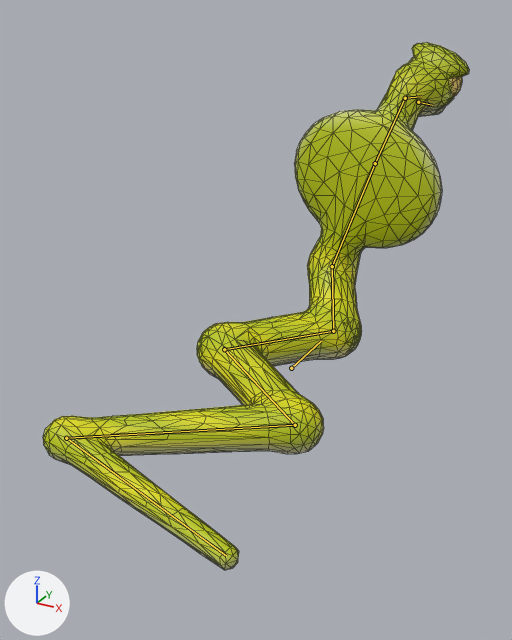
Before and after pictures for a commit that changed the glTF model game/art/models/battle/king_cobra.glb.
The view is the same before and after, from a 50 mm camera at (0.419, -0.876, 0.505) aimed at (-0.005, -0.104, 0.12). Lighting does not change. The marker at lower left points along +X, +Y and +Z. The first picture is the older version. Both versions are drawn at frame 14 of the action 'fidget'; the numbers are the values there. The bones that bend it are drawn over the model as lines. Mesh edges are drawn as thin lines.

Names of what the first picture shows: 'king_cobra_movie'.
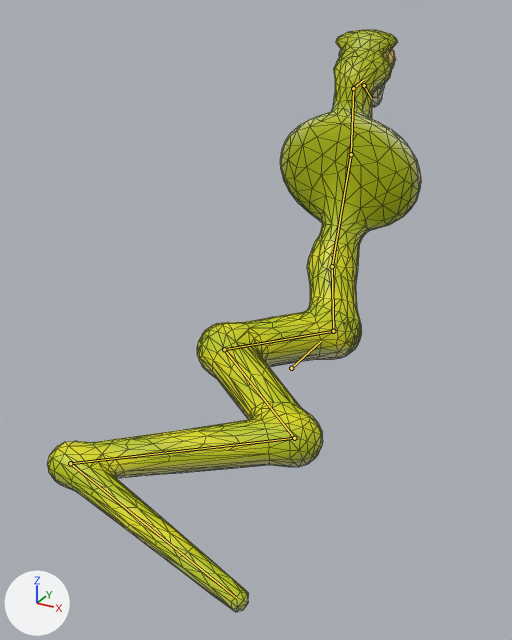
Edits to the scene script, one JSON object a line:
```json
{"block": "bone_neck", "where": "bone_neck = bpy.data.objects['king_cobra_rig'].pose.bones['neck']  # child of 'chest'"}
{"op": "set", "path": "bone_neck.rotation_quaternion", "old": "(0.987, 0.0, 0.0, -0.162)", "new": "(0.991, -0.136, 0.0, 0.0)", "note": "degrees (0, 0, -19) -> degrees (-16, 0, 0)"}
{"block": "bone_neck2", "where": "bone_neck2 = bpy.data.objects['king_cobra_rig'].pose.bones['neck2']  # child of 'neck'"}
{"op": "set", "path": "bone_neck2.rotation_quaternion", "old": "(1.0, 0.0, 0.0, 0.0)", "new": "(0.966, 0.26, 0.0, 0.0)", "note": "degrees (0, 0, 0) -> degrees (30, 0, 0)"}
{"block": "bone_head", "where": "bone_head = bpy.data.objects['king_cobra_rig'].pose.bones['head']  # child of 'neck2'"}
{"op": "set", "path": "bone_head.rotation_quaternion", "old": "(0.993, 0.0, 0.0, -0.116)", "new": "(0.999, -0.05, 0.0, 0.0)", "note": "degrees (0, 0, -13) -> degrees (-6, 0, 0)"}
{"block": "bone_jaw", "where": "bone_jaw = bpy.data.objects['king_cobra_rig'].pose.bones['jaw']  # child of 'head'"}
{"op": "set", "path": "bone_jaw.rotation_quaternion", "old": "(1.0, 0.0, 0.0, 0.0)", "new": "(0.956, -0.292, 0.0, 0.0)", "note": "degrees (0, 0, 0) -> degrees (-34, 0, 0)"}
{"block": "bone_tail1", "where": "bone_tail1 = bpy.data.objects['king_cobra_rig'].pose.bones['tail1']  # child of 'hips'"}
{"op": "set", "path": "bone_tail1.rotation_quaternion", "old": "(1.0, 0.0, 0.0, 0.0)", "new": "(0.999, 0.046, 0.0, 0.0)", "note": "degrees (0, 0, 0) -> degrees (5, 0, 0)"}
{"block": "bone_tail2", "where": "bone_tail2 = bpy.data.objects['king_cobra_rig'].pose.bones['tail2']  # child of 'tail1'"}
{"op": "set", "path": "bone_tail2.rotation_quaternion", "old": "(1.0, 0.0, 0.0, -0.025)", "new": "(0.998, 0.046, -0.001, -0.031)", "note": "degrees (0, 0, -3) -> degrees (5, 0, -4)"}
{"block": "bone_tail3", "where": "bone_tail3 = bpy.data.objects['king_cobra_rig'].pose.bones['tail3']  # child of 'tail2'"}
{"op": "set", "path": "bone_tail3.rotation_quaternion", "old": "(1.0, 0.0, 0.0, -0.027)", "new": "(0.998, 0.045, -0.002, -0.039)", "note": "degrees (0, 0, -3) -> degrees (5, 0, -4)"}
```

Pixel boxes [x1, y1, x2, y2] of what changed, in the pictures (512 x 640 px):
```json
{"object": "king_cobra_movie", "change": "posed", "before": [43, 42, 469, 570], "after": [47, 30, 421, 612], "on screen": "12% narrower, 10% taller"}
{"bone": "neck", "before": "(332, 266) to (375, 163)", "after": "(332, 266) to (351, 154)"}
{"bone": "neck2", "before": "(375, 163) to (405, 98)", "after": "(351, 154) to (353, 88)"}
{"bone": "head", "before": "(405, 98) to (421, 96)", "after": "(353, 88) to (364, 79)"}
{"bone": "jaw", "before": "(418, 102) to (432, 105)", "after": "(364, 85) to (371, 98)"}
{"bone": "tail1", "before": "(224, 349) to (295, 425)", "after": "(224, 349) to (294, 438)"}
{"bone": "tail2", "before": "(295, 425) to (66, 438)", "after": "(294, 438) to (70, 463)"}
{"bone": "tail3", "before": "(66, 438) to (226, 556)", "after": "(70, 463) to (236, 598)"}
```
